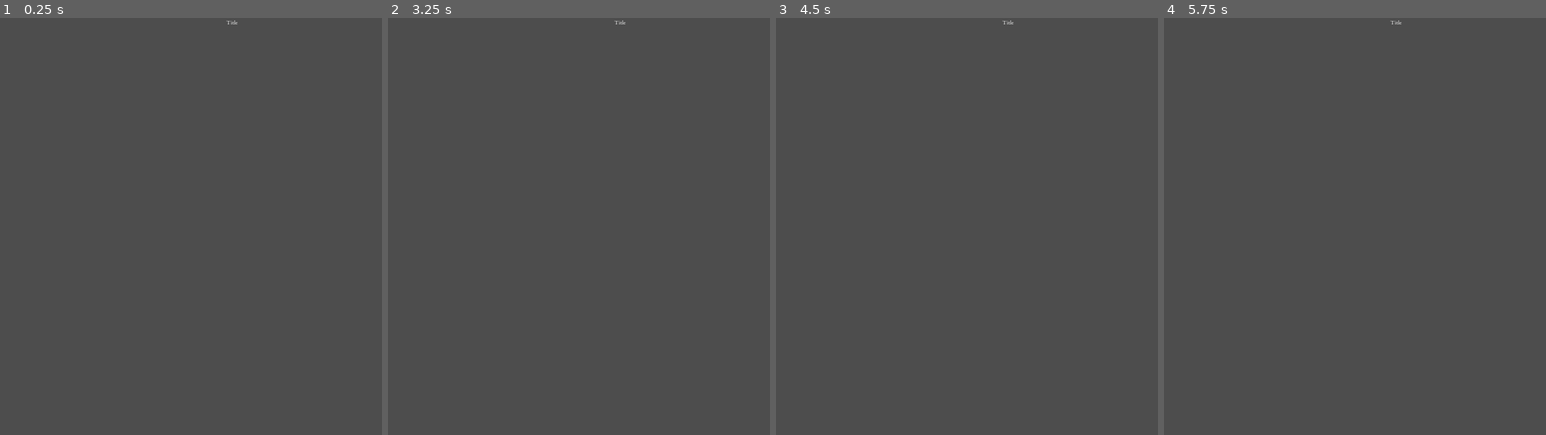
Above: before the commit, frames 1-4 (left to right).
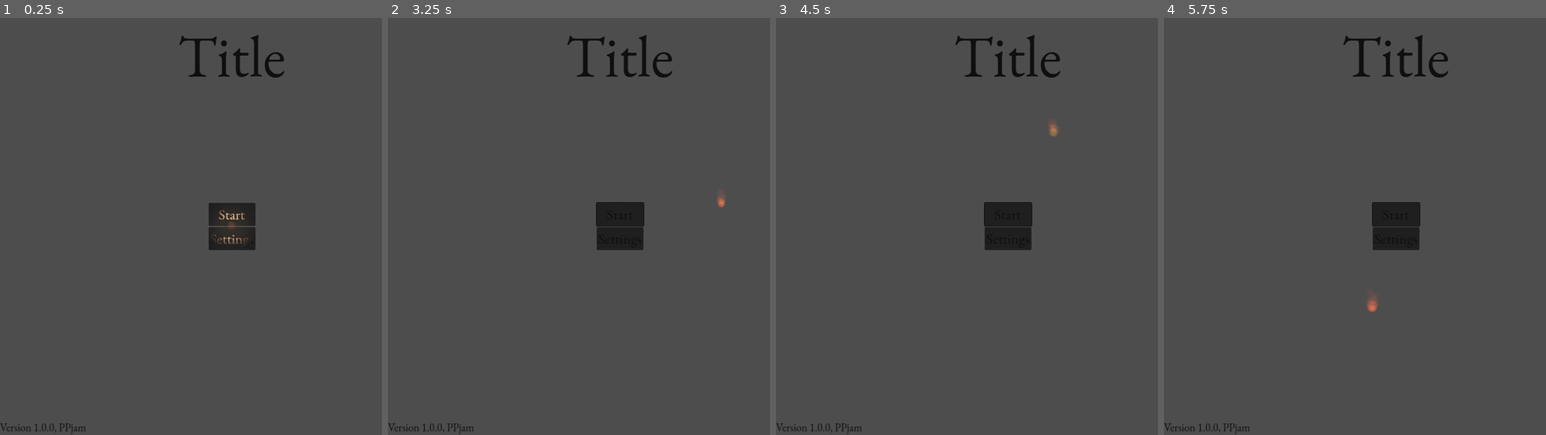
Above: after the commit, the same moments.

Repository: meister56/Candleboys-Journey-Home
Game: Godot game, scene res://Scenes/Menus/main_menu.tscn
The game is run twice, just before and just after one commit, with the same random seed, the same clock (stepped at 60 frames per second) and the same inputs. This scene is started directly instead of the project's main scene.
Inputs (mouse positions are in pixels of both pictures, inside the frame that each line leads up to):
- Up to frame 1 (0.25 s): no input
- Up to frame 2 (3.25 s): click (621, 239) at 0.5 s, where only the run after the commit has a clickable "Settings"; click (621, 213) at 1.25 s, where only the run after the commit has a clickable "Start"; click (621, 213) at 2 s, where only the run after the commit has a clickable "Start"; move the mouse to (720, 205) at 2.77 s; hold D (right) from 2.78 s (still down)
- Up to frame 3 (4.5 s): tap Enter at 3.5 s; move the mouse to (913, 247) at 3.52 s; release D (right) at 3.53 s; hold S (down) 3.53-4.28 s; tap Space at 4.25 s; move the mouse to (1054, 134) at 4.27 s; hold D (right) from 4.28 s (still down)
- Up to frame 4 (5.75 s): tap Enter at 5 s; move the mouse to (1374, 309) at 5.02 s; release D (right) at 5.03 s; hold W (up) from 5.03 s (still down)

The runs differ from the first frame. In frame 1, 2.1% of the frame differs, in the area x 0-75%, y 0-100%; in frame 2, 2.2%; in frame 3, 2.3%; in frame 4, 2.3%.

Commit message:
ui

Diff:
--- a/Scenes/Menus/main_menu.tscn
+++ b/Scenes/Menus/main_menu.tscn
@@ -1,11 +1,33 @@
-[gd_scene load_steps=2 format=3 uid="uid://e55g7hcrn4aa"]
+[gd_scene load_steps=13 format=3 uid="uid://e55g7hcrn4aa"]
 
 [ext_resource type="Theme" uid="uid://cmkg1xqvj8y56" path="res://Themes/default.theme" id="1_y0o1p"]
+[ext_resource type="LabelSettings" uid="uid://ctxavp8hlmyd5" path="res://Themes/LabelSettings/Title.tres" id="2_ee1t5"]
+[ext_resource type="LabelSettings" uid="uid://cdjwd2u5qb4mx" path="res://Themes/LabelSettings/Small.tres" id="3_yu0o0"]
+[ext_resource type="Script" path="res://Scripts/MouseFollow.gd" id="4_r6bdo"]
+[ext_resource type="Texture2D" uid="uid://db4s1h6va4sp1" path="res://Sprites/Flame.png" id="5_uiqvb"]
+[ext_resource type="Texture2D" uid="uid://dj4p6a4atn47o" path="res://Sprites/light_smooth.png" id="6_k7u67"]
+[ext_resource type="PackedScene" uid="uid://b4mf4vewxohku" path="res://Scenes/Lighting/DarkEnvironment.scn" id="6_mmqsr"]
+[ext_resource type="Script" path="res://Scripts/DynamicLight.gd" id="7_0fi6u"]
+
+[sub_resource type="CanvasItemMaterial" id="CanvasItemMaterial_3mu0l"]
+blend_mode = 1
+
+[sub_resource type="Curve" id="Curve_bd20f"]
+_data = [Vector2(0.148855, 0.486792), 0.0, 0.0, 0, 0, Vector2(0.278626, 0.532075), 0.0, 0.0, 0, 0, Vector2(0.385496, 0.773585), 0.0, 0.0, 0, 0, Vector2(0.5, 0.833962), 0.0, 0.0, 0, 0, Vector2(0.60687, 0.773585), 0.0, 0.0, 0, 0, Vector2(0.751908, 0.516981), 0.0, 0.0, 0, 0]
+point_count = 6
+
+[sub_resource type="Gradient" id="Gradient_8hhtg"]
+offsets = PackedFloat32Array(0.0892857, 0.178571, 0.901786, 1)
+colors = PackedColorArray(1, 0.501961, 0, 0, 1, 0.556863, 0, 1, 1, 0.211765, 0, 1, 1, 0.211765, 0, 0.470588)
+
+[sub_resource type="Gradient" id="Gradient_4b18k"]
+offsets = PackedFloat32Array(0, 0.454023, 1)
+colors = PackedColorArray(0, 0, 0, 1, 1, 0.751786, 0.533686, 1, 0, 0, 0, 1)
 
 [node name="MainMenu" type="CanvasLayer"]
-layer = 10
+layer = 0
 
-[node name="Label" type="Label" parent="."]
+[node name="Title" type="Label" parent="."]
 anchors_preset = 5
 anchor_left = 0.5
 anchor_right = 0.5
@@ -16,4 +38,94 @@
 theme = ExtResource("1_y0o1p")
 text = "Title
 "
+label_settings = ExtResource("2_ee1t5")
 horizontal_alignment = 1
+
+[node name="Version" type="Label" parent="."]
+anchors_preset = 2
+anchor_top = 1.0
+anchor_bottom = 1.0
+offset_top = -22.0
+offset_right = 127.0
+grow_vertical = 0
+theme = ExtResource("1_y0o1p")
+text = "Version 1.0.0, PPjam"
+label_settings = ExtResource("3_yu0o0")
+horizontal_alignment = 1
+
+[node name="Buttons" type="VBoxContainer" parent="."]
+anchors_preset = 8
+anchor_left = 0.5
+anchor_top = 0.5
+anchor_right = 0.5
+anchor_bottom = 0.5
+offset_left = -20.0
+offset_top = -20.0
+offset_right = 20.0
+offset_bottom = 20.0
+grow_horizontal = 2
+grow_vertical = 2
+
+[node name="Start" type="Button" parent="Buttons"]
+layout_mode = 2
+text = "Start
+"
+
+[node name="Settings" type="Button" parent="Buttons"]
+layout_mode = 2
+text = "Settings
+"
+
+[node name="MouseFollow" type="Node2D" parent="."]
+script = ExtResource("4_r6bdo")
+
+[node name="MouseFlame" type="CPUParticles2D" parent="MouseFollow"]
+texture_filter = 2
+texture_repeat = 3
+material = SubResource("CanvasItemMaterial_3mu0l")
+position = Vector2(0, -0.374332)
+amount = 10
+local_coords = true
+texture = ExtResource("5_uiqvb")
+emission_shape = 4
+emission_points = PackedVector2Array(0, -1)
+emission_colors = PackedColorArray(0.992546, 0.604748, 0.623433, 1)
+direction = Vector2(0, -1)
+spread = 14.0
+gravity = Vector2(0, 0)
+initial_velocity_min = 4.0
+initial_velocity_max = 60.0
+scale_amount_min = 0.5
+scale_amount_curve = SubResource("Curve_bd20f")
+color = Color(1, 1, 1, 0.0588235)
+color_ramp = SubResource("Gradient_8hhtg")
+
+[node name="DynamicLight" type="PointLight2D" parent="MouseFollow/MouseFlame"]
+scale = Vector2(0.59375, 0.59375)
+energy = 3.0
+texture = ExtResource("6_k7u67")
+script = ExtResource("7_0fi6u")
+gradient = SubResource("Gradient_4b18k")
+
+[node name="NonLocal" type="CPUParticles2D" parent="MouseFollow/MouseFlame"]
+texture_filter = 2
+texture_repeat = 3
+material = SubResource("CanvasItemMaterial_3mu0l")
+position = Vector2(0, -0.166695)
+scale = Vector2(0.445313, 0.445313)
+amount = 10
+texture = ExtResource("5_uiqvb")
+emission_shape = 4
+emission_points = PackedVector2Array(0, -1)
+emission_colors = PackedColorArray(0.992546, 0.604748, 0.623433, 1)
+direction = Vector2(0, -1)
+spread = 14.0
+gravity = Vector2(0, 0)
+initial_velocity_min = 4.0
+initial_velocity_max = 60.0
+scale_amount_min = 0.5
+scale_amount_curve = SubResource("Curve_bd20f")
+color = Color(1, 1, 1, 0.0588235)
+color_ramp = SubResource("Gradient_8hhtg")
+
+[node name="Darkness" parent="." instance=ExtResource("6_mmqsr")]
--- /dev/null
+++ b/Scripts/MouseFollow.gd
@@ -0,0 +1,9 @@
+extends Node2D
+class_name MouseFollow
+
+
+
+func _physics_process(delta: float) -> void:
+
+
+	global_position = get_global_mouse_position()
--- /dev/null
+++ b/Themes/LabelSettings/Small.tres
@@ -0,0 +1,4 @@
+[gd_resource type="LabelSettings" format=3 uid="uid://cdjwd2u5qb4mx"]
+
+[resource]
+font_size = 30
--- /dev/null
+++ b/Themes/LabelSettings/Title.tres
@@ -0,0 +1,4 @@
+[gd_resource type="LabelSettings" format=3 uid="uid://ctxavp8hlmyd5"]
+
+[resource]
+font_size = 160
Not shown, added: Sounds/flame_crackle.mp3.import
Binary file changed: Themes/default.theme
Not shown, added: Sounds/flame_crackle.mp3
